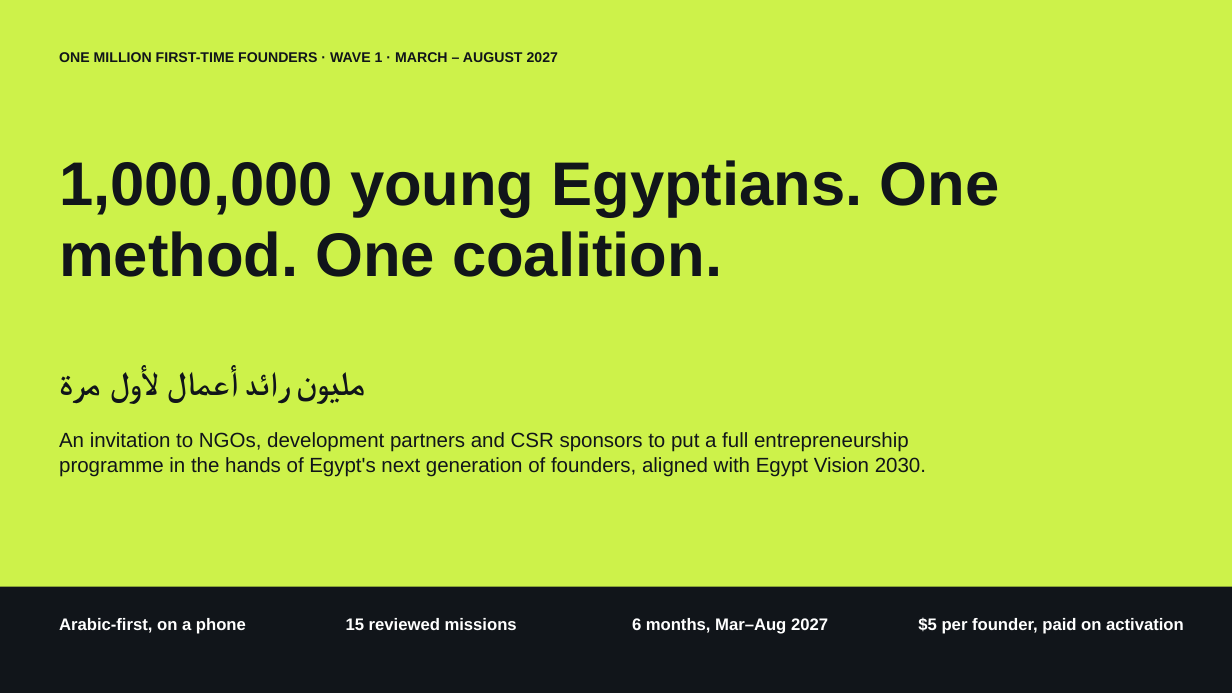
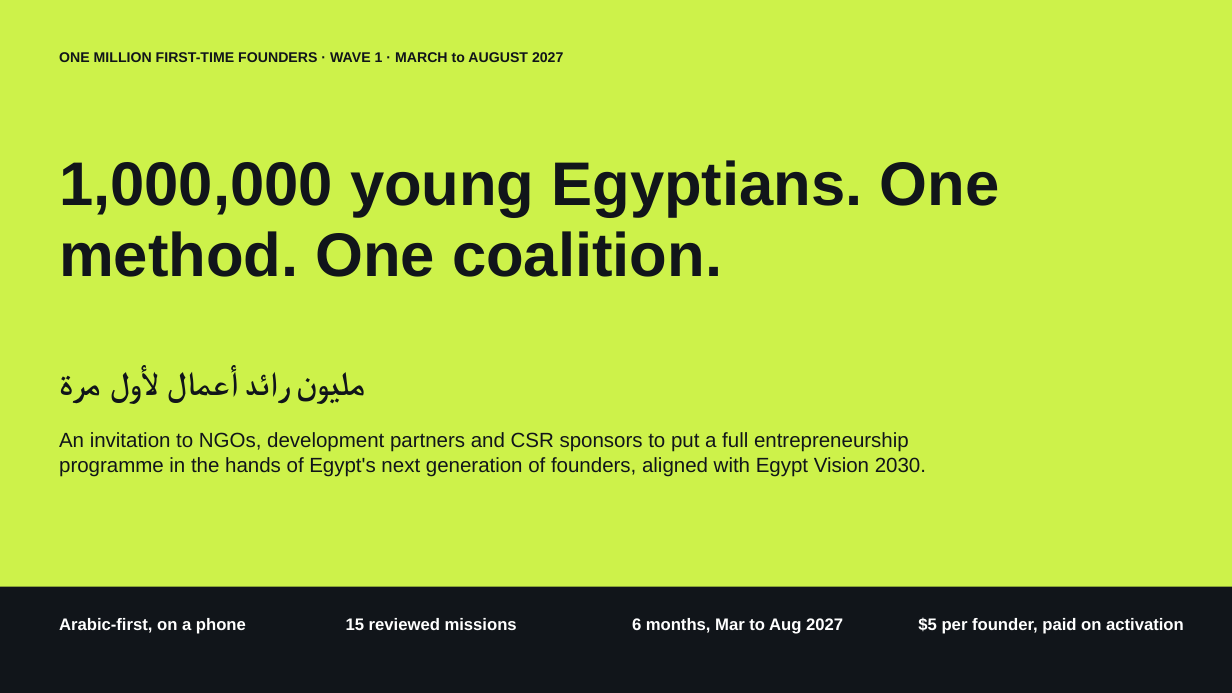
Before and after one commit to AbdelrhmanSoliman96/Abdelrhman-Soliman, a slide deck: slide 1 of StartPad/StartPad_Deck_NGO_and_CSR_Sponsors.pptx. Drawn at 1232x693 pixels with LibreOffice and Linux fonts; fonts in the diff are those of the drawing. Boxes give left, top, right and bottom in pixels: in the first picture for what was removed or moved away, otherwise in the second. Text is boxed around its words. In the diff, an @@ line names an element or a change of style, - is before the commit and + after.

```diff
--- a/StartPad/StartPad_Deck_NGO_and_CSR_Sponsors.pptx
+++ b/StartPad/StartPad_Deck_NGO_and_CSR_Sponsors.pptx
@@ text at box(59, 52, 563, 62): text changed @@
-ONE MILLION FIRST-TIME FOUNDERS · WAVE 1 · MARCH – AUGUST 2027
+ONE MILLION FIRST-TIME FOUNDERS · WAVE 1 · MARCH to AUGUST 2027
@@ text at box(632, 618, 843, 634): text changed @@
-6 months, Mar–Aug 2027
+6 months, Mar to Aug 2027
```
Also in this commit, not shown: 6 other slides changed, 4 other files.
